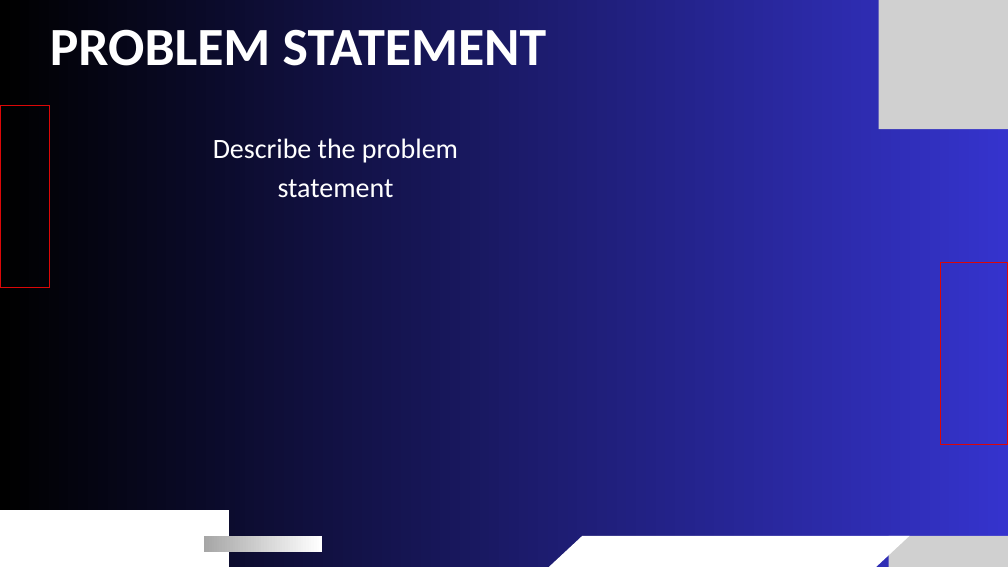
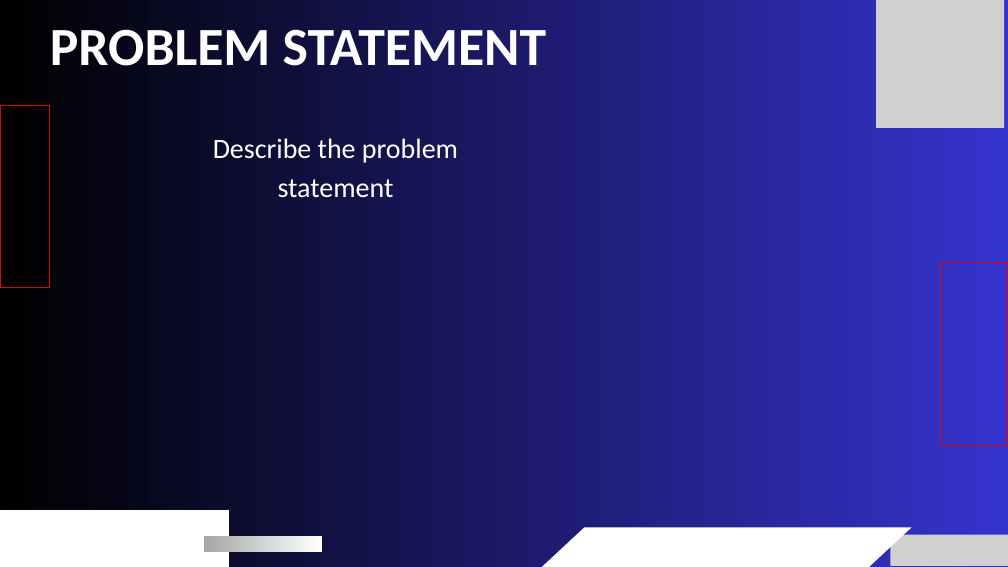
Before and after one commit to Dineshkumar-DK19/GCEE-Smart-college-hackathon, a slide deck: slide 2 of public/SCH_2026_Template.pptx. Drawn at 1008x567 pixels with LibreOffice and Linux fonts; fonts in the diff are those of the drawing; grey boxes stand for pictures. Boxes give left, top, right and bottom in pixels: in the first picture for what was removed or moved away, otherwise in the second. Text is boxed around its words. In the diff, an @@ line names an element or a change of style, - is before the commit and + after.

```diff
--- a/public/SCH_2026_Template.pptx
+++ b/public/SCH_2026_Template.pptx
@@ picture: place and size @@
-picture at [878,0,1008,130]
+picture at [876,0,1004,128]
@@ freeform shape: place and size @@
-freeform shape at [540,536,910,567]
+freeform shape at [542,527,912,567]
@@ picture at [890,535,1008,566]: outline redrawn @@
```
Also in this commit, not shown: 5 other slides changed, 2 other files.
